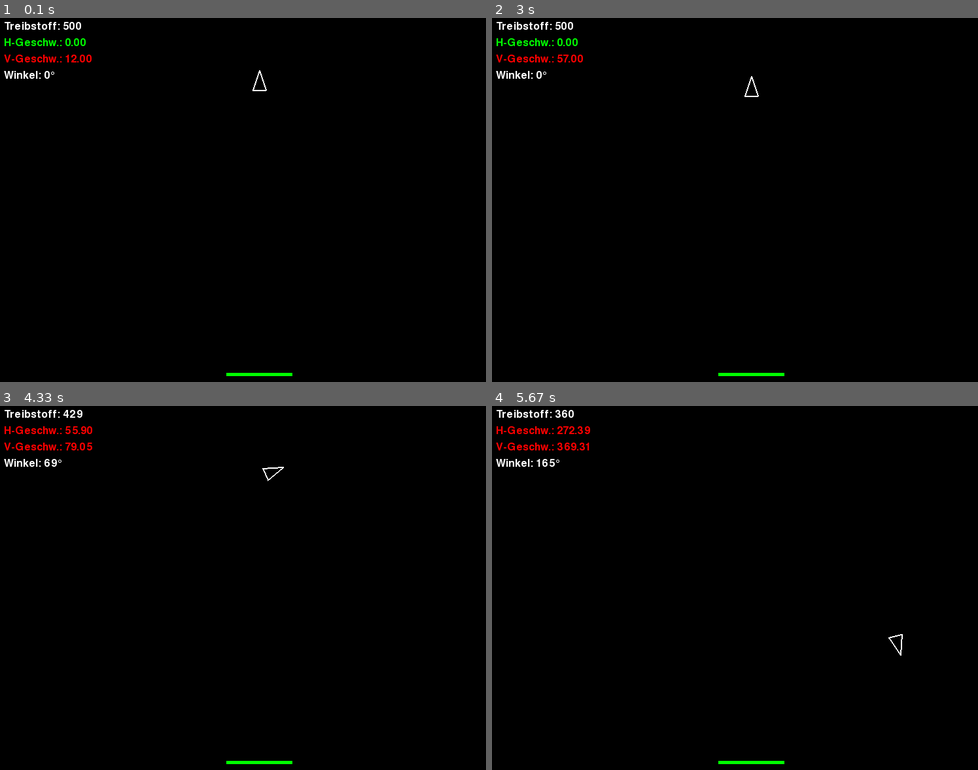
Above: before the commit, frames 1-4 (two rows, left to right).
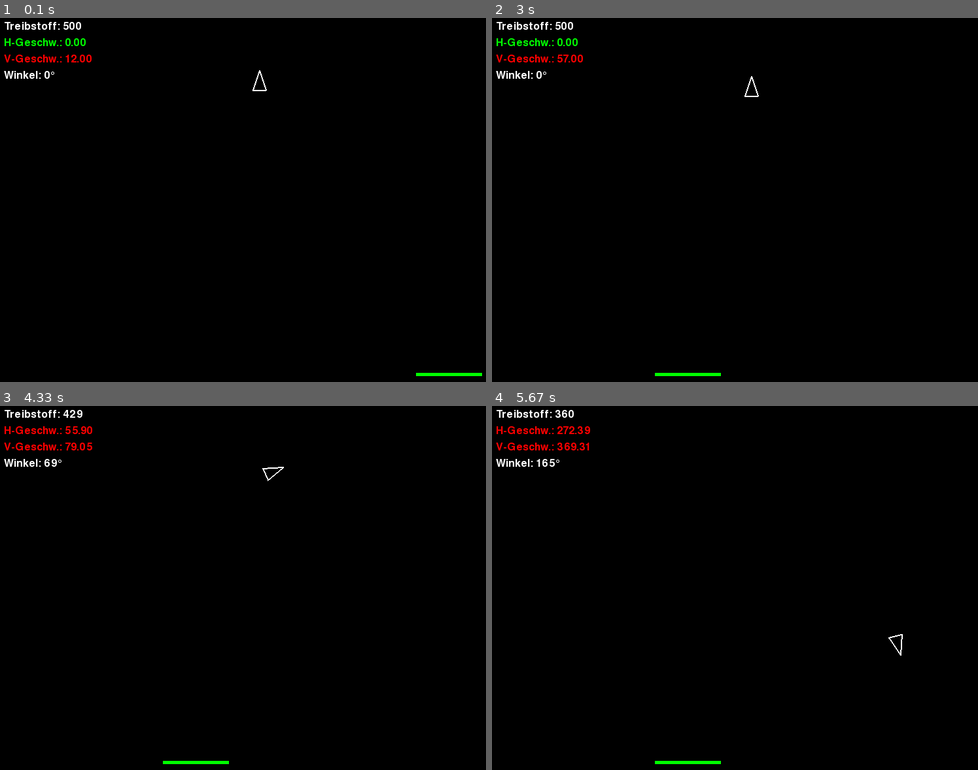
Above: after the commit, the same moments.

Repository: Lui-Wy/LunarLander-ReinforcementLearning
Game: pygame game, started from HumanGame/main.py
Two runs of this game, one before a commit and one after it. Both use one fixed random seed, a clock stepped at 60 frames per second and the inputs below.
Inputs:
- Up to frame 1 (0.1 s): no input
- Up to frame 2 (3 s): hold Right 0.33-0.8 s; hold Up 0.83-1.13 s; tap Space at 0.9, 1.23, 1.53, 1.73, 2.03 s; hold Right 1.17-1.63 s; hold Left 1.67-2.2 s; tap R at 2.67 s
- Up to frame 3 (4.33 s): hold Up 3-3.37 s; tap Space at 3.07, 3.47, 3.77, 4.13 s; hold Right 3.4-4.03 s; hold Left from 4.07 s (still down)
- Up to frame 4 (5.67 s): tap Space at 4.43, 4.63, 4.93, 5.13, 5.47 s; release Left at 4.53 s; hold Right 4.57-5.03 s; hold Up 5.07-5.37 s; hold Right from 5.4 s (still down)

The runs differ from the first frame. In frame 1, 0.2% of the frame differs, in the area x 46-100%, y 97-99%; in frame 2, 0.2%; in frame 3, 0.2%; in frame 4, 0.2%.

Commit message:
veränderliche Landeplattform
Die Plattform variiert die Position pro Spieldurchlauf
rewardfunktion angepasst - rakete fliegt stabiel über Plattform, sinkt aber nicht ab

Diff:
--- a/AIGame/codeForAI.py
+++ b/AIGame/codeForAI.py
@@ -27,22 +27,37 @@
     def reset(self):
         self.game_state.reset()
 
-        # optional: Startposition zufällig leicht variieren
         self.game_state.lander.x = float(WORLD_WIDTH // 2 + random.randint(-50, 50))
         self.game_state.lander.y = 100.0
 
+        self.prev_distance_to_pad = self._distance_to_pad()
+
         return self._get_observation()
+
+    def _distance_to_pad(self):
+        lander = self.game_state.lander
+        pad_center_x = (self.game_state.pad_x_start + self.game_state.pad_x_end) / 2
+
+        dx = (lander.x - pad_center_x) / WORLD_WIDTH
+        dy = (lander.y - self.game_state.pad_y) / WORLD_HEIGHT
+
+        return math.sqrt(dx * dx + dy * dy)
 
     def _get_observation(self):
         lander = self.game_state.lander
+        pad_center_x = (self.game_state.pad_x_start + self.game_state.pad_x_end) / 2
+
+        angle_norm = ((lander.angle + 180) % 360 - 180) / 180
 
         return np.array([
-            (lander.x - WORLD_WIDTH / 2) / (WORLD_WIDTH / 2),
+            lander.x / WORLD_WIDTH,
             lander.y / WORLD_HEIGHT,
-            lander.vx / 10.0,
-            lander.vy / 10.0,
-            math.radians(lander.angle) / math.pi,
-            lander.fuel / 500.0
+            lander.vx / 300.0,
+            lander.vy / 300.0,
+            angle_norm,
+            lander.fuel / 500.0,
+            pad_center_x / WORLD_WIDTH,
+            (lander.x - pad_center_x) / WORLD_WIDTH
         ], dtype=np.float32)
 
     def step(self, action):
@@ -50,34 +65,59 @@
         rotate_right = action == 2
         rotate_left = action == 3
 
-        self.game_state.set_inputs(
-            main_thrust=main_thrust,
-            rotate_right=rotate_right,
-            rotate_left=rotate_left
-        )
-
+        self.game_state.set_inputs(main_thrust, rotate_right, rotate_left)
         self.game_state.update(PHYSICS_DT)
 
         lander = self.game_state.lander
 
-        reward = -0.1
+        # Berechne horizontale Distanz zur Plattform
+        pad_center_x = (self.game_state.pad_x_start + self.game_state.pad_x_end) / 2
+        dx = (lander.x - pad_center_x) / WORLD_WIDTH
+
+        # Berechne Rotationsabweichung vom "aufrechten" Zustand
+        angle_error = abs((lander.angle + 180) % 360 - 180) / 180
+
+        # Berechne Annäherung an die Plattform
+        current_distance = self._distance_to_pad()
+        distance_improvement = self.prev_distance_to_pad - current_distance
+        self.prev_distance_to_pad = current_distance
+
+        reward = 0.0
+
+        # Belohne Bewegung in Richtung Plattform
+        reward += distance_improvement * 50.0
+
+        # Bestrafe aktuellen Abstand
+        reward -= current_distance * 2.0
+
+        # zusätzlich horizontalen Fehler stärker bestrafen
+        reward -= abs(dx) * 3.0
+
+        # Seitliche Geschwindigkeit bestrafen,
+        # besonders wenn sie von der Plattform weg zeigt
+        if dx * lander.vx > 0:
+            reward -= abs(lander.vx) / 50.0
+        else:
+            reward += abs(lander.vx) / 100.0
+
+        # Lander soll langsam und gerade bleiben
+        reward -= abs(lander.vy) / 200.0
+        reward -= angle_error * 1.0
+
+        # nicht ewig fliegen / Treibstoff sparen
+        reward -= 0.02
+        if main_thrust:
+            reward -= 0.01
+
         done = False
-
-        pad_center_x = (self.game_state.pad_x_start + self.game_state.pad_x_end) / 2
-        dist = math.sqrt(
-            (lander.x - pad_center_x) ** 2 +
-            (lander.y - self.game_state.pad_y) ** 2
-        )
-
-        reward += (1.0 - (dist / WORLD_WIDTH))
 
         if lander.has_landed:
             done = True
-            reward += 150.0
+            reward += 200.0
 
         elif not lander.is_alive:
             done = True
-            reward -= 100.0
+            reward -= 150.0
 
         return self._get_observation(), reward, done
 
--- a/AIGame/realTestOfAI.py
+++ b/AIGame/realTestOfAI.py
@@ -5,7 +5,7 @@
 
 def main():
     env = LunarLanderEnv(render_mode=True)
-    q_net = DQN(6, 4)
+    q_net = DQN(8, 4)
     q_net.load_state_dict(torch.load("dataFromTraining.pth"))
     q_net.eval() # Netzwerk in Testmodus versetzen
 
--- a/AIGame/trainAI.py
+++ b/AIGame/trainAI.py
@@ -31,14 +31,14 @@
 EPSILON_START = 1.0
 EPSILON_END = 0.05
 EPSILON_DECAY = 0.995
-EPISODES_TO_TRAIN = 500 # Trainiere so viele Episoden
+EPISODES_TO_TRAIN = 300 # Trainiere so viele Episoden
 
 def main():
     env = LunarLanderEnv(render_mode=False)
 
     # Netzwerke initialisieren (Online-Netz und stabiles Target-Netz)
-    q_net = DQN(6, 4)
-    target_net = DQN(6, 4)
+    q_net = DQN(8, 4)
+    target_net = DQN(8, 4)
     target_net.load_state_dict(q_net.state_dict())
 
     optimizer = optim.Adam(q_net.parameters(), lr=LR)
--- a/game_logic.py
+++ b/game_logic.py
@@ -1,4 +1,5 @@
 import math
+import random
 
 WORLD_WIDTH = 800
 WORLD_HEIGHT = 600
@@ -58,12 +59,17 @@
 
 class GameState:
     def __init__(self):
-        self.pad_x_start = 350
-        self.pad_x_end = 450
+        self.pad_width = 100
         self.pad_y = 550
+        self.randomize_pad()
         self.lander = Lander(WORLD_WIDTH // 2, 100)
 
+    def randomize_pad(self):
+        self.pad_x_start = random.randint(0, WORLD_WIDTH - self.pad_width)
+        self.pad_x_end = self.pad_x_start + self.pad_width
+
     def reset(self):
+        self.randomize_pad()
         self.lander = Lander(WORLD_WIDTH // 2, 100)
 
     def set_inputs(self, main_thrust, rotate_right, rotate_left):
@@ -84,7 +90,6 @@
 
         if lander.y >= self.pad_y - 15:
             if self.pad_x_start <= lander.x <= self.pad_x_end:
-                abs((lander.angle + 180) % 360 - 180)
                 if (
                     abs(lander.vy) < SAFE_LANDING_VY and
                     abs(lander.vx) < SAFE_LANDING_VX and
Not shown, changed: dataFromTraining.pth
